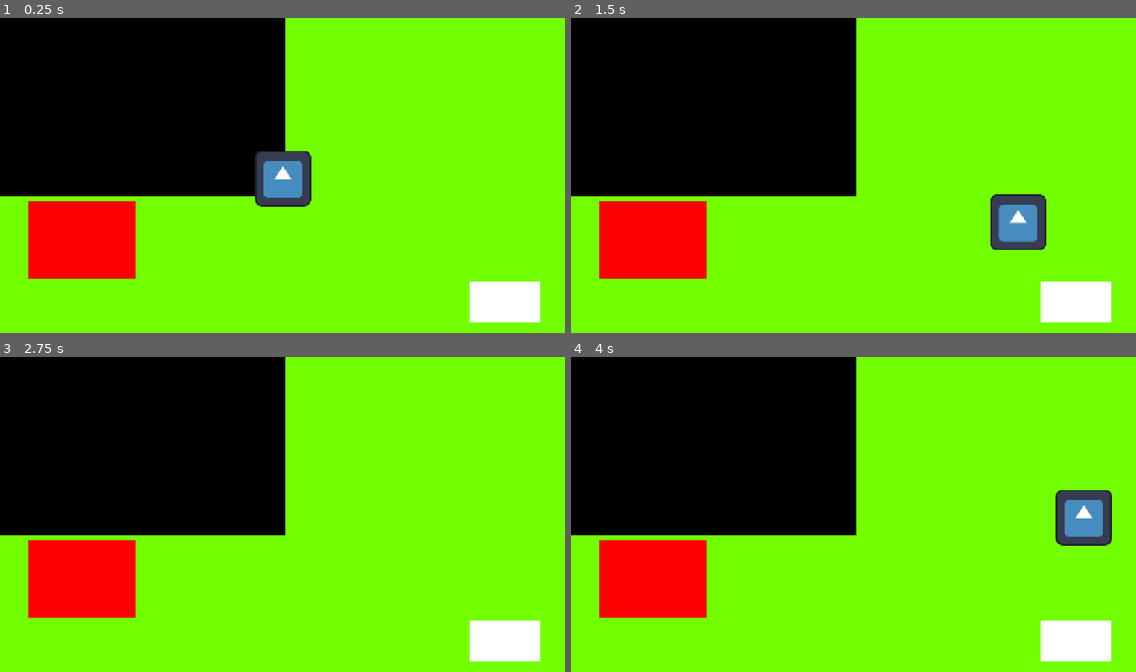
Above: before the commit, frames 1-4 (two rows, left to right).
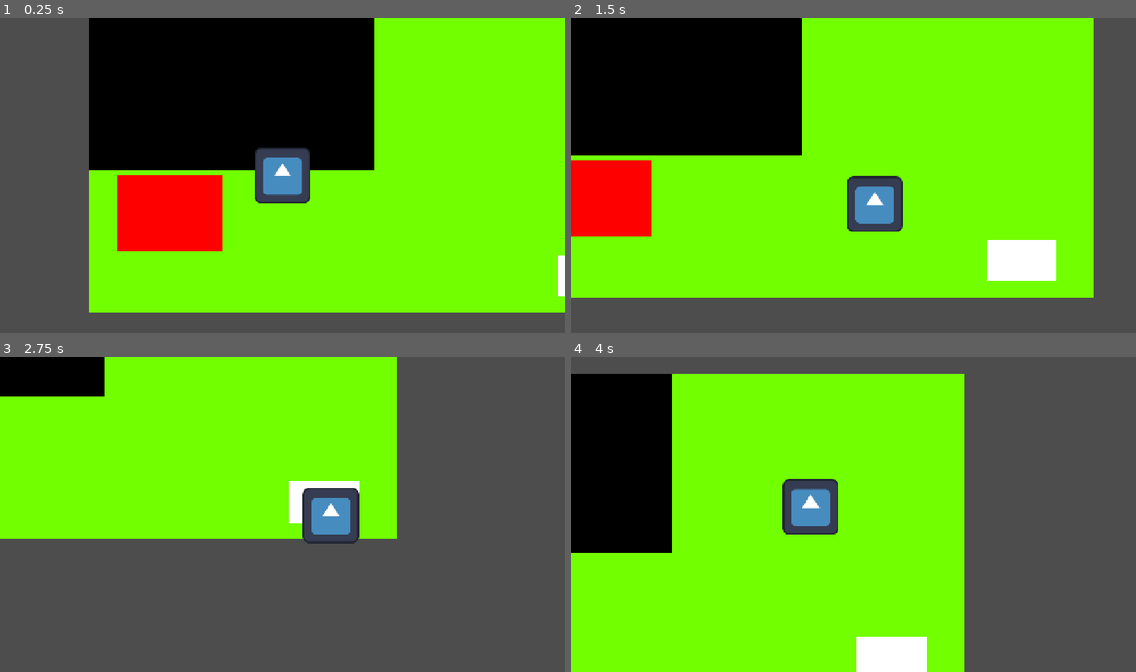
Above: after the commit, the same moments.

Repository: elliottfeltham/sussex-game-01
Game: Godot game, scene res://world.tscn
Two runs of this game, one before a commit and one after it. Both use one fixed random seed, a clock stepped at 60 frames per second and the inputs below. The engine's default icon, where the game draws it, is replaced by a stand-in: a white triangle on a blue panel in a dark square.
Inputs:
- Up to frame 1 (0.25 s): no input
- Up to frame 2 (1.5 s): tap Enter at 0.5 s; hold Right (ui_right) 0.53-1.28 s; hold Down (ui_down) from 1.28 s (still down)
- Up to frame 3 (2.75 s): release Down (ui_down) at 2.03 s; hold Right (ui_right) from 2.03 s (still down)
- Up to frame 4 (4 s): release Right (ui_right) at 2.78 s; hold Up (ui_up) 2.78-3.53 s; hold Left (ui_left) from 3.53 s (still down)

The runs differ from the first frame. In frame 1, 37% of the frame differs, in the area x 0-100%, y 0-100%; in frame 2, 38%; in frame 3, 88%; in frame 4, 57%.

Commit message:
borders
added borders, fixed collisionbody on character node.

Diff:
--- a/player.tscn
+++ b/player.tscn
@@ -17,6 +17,10 @@
 texture = ExtResource("2_i3pqv")
 script = SubResource("GDScript_hqtel")
 
+[node name="Camera2D" type="Camera2D" parent="CharacterBody2D"]
+position_smoothing_enabled = true
+position_smoothing_speed = 4.0
+
 [node name="CollisionShape2D" type="CollisionShape2D" parent="CharacterBody2D"]
 position = Vector2(0, -2)
 shape = SubResource("CircleShape2D_sweqy")
--- a/world.tscn
+++ b/world.tscn
@@ -1,12 +1,24 @@
-[gd_scene load_steps=2 format=3 uid="uid://duguba7xjpt3e"]
+[gd_scene load_steps=6 format=3 uid="uid://duguba7xjpt3e"]
 
 [ext_resource type="PackedScene" uid="uid://dxue5m747bmmh" path="res://player.tscn" id="1_f3sb7"]
+
+[sub_resource type="RectangleShape2D" id="RectangleShape2D_f3sb7"]
+size = Vector2(1333, 21)
+
+[sub_resource type="RectangleShape2D" id="RectangleShape2D_fj7yv"]
+size = Vector2(1333, 21)
+
+[sub_resource type="RectangleShape2D" id="RectangleShape2D_tlwt5"]
+size = Vector2(1333, 21)
+
+[sub_resource type="RectangleShape2D" id="RectangleShape2D_aqk2v"]
+size = Vector2(1333, 14.739998)
 
 [node name="Node2D" type="Node2D"]
 
 [node name="Background" type="ColorRect" parent="."]
 offset_right = 1319.0
-offset_bottom = 731.0
+offset_bottom = 733.0
 color = Color(0.44705883, 1, 0, 1)
 
 [node name="ColorRect" type="ColorRect" parent="."]
@@ -28,4 +40,24 @@
 offset_bottom = 696.0
 
 [node name="Node2D" parent="." instance=ExtResource("1_f3sb7")]
-position = Vector2(646, 367)
+position = Vector2(443, 420)
+
+[node name="StaticBody2D" type="StaticBody2D" parent="."]
+
+[node name="CollisionShape2D4" type="CollisionShape2D" parent="StaticBody2D"]
+position = Vector2(1335, 465)
+rotation = 1.5707964
+shape = SubResource("RectangleShape2D_f3sb7")
+
+[node name="CollisionShape2D3" type="CollisionShape2D" parent="StaticBody2D"]
+position = Vector2(-14, 367)
+rotation = 1.5707964
+shape = SubResource("RectangleShape2D_fj7yv")
+
+[node name="CollisionShape2D" type="CollisionShape2D" parent="StaticBody2D"]
+position = Vector2(657, -18)
+shape = SubResource("RectangleShape2D_tlwt5")
+
+[node name="CollisionShape2D2" type="CollisionShape2D" parent="StaticBody2D"]
+position = Vector2(661, 744)
+shape = SubResource("RectangleShape2D_aqk2v")
